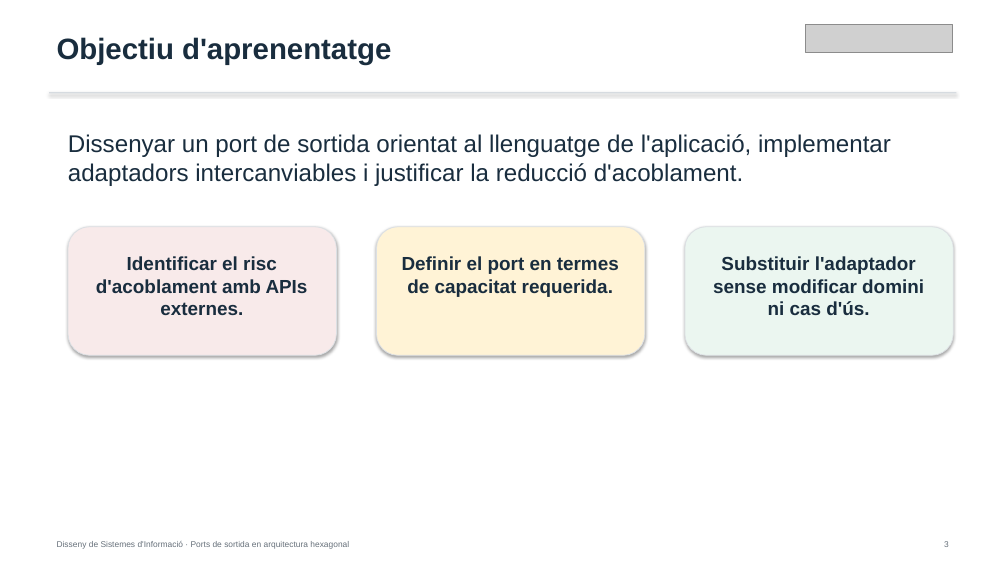
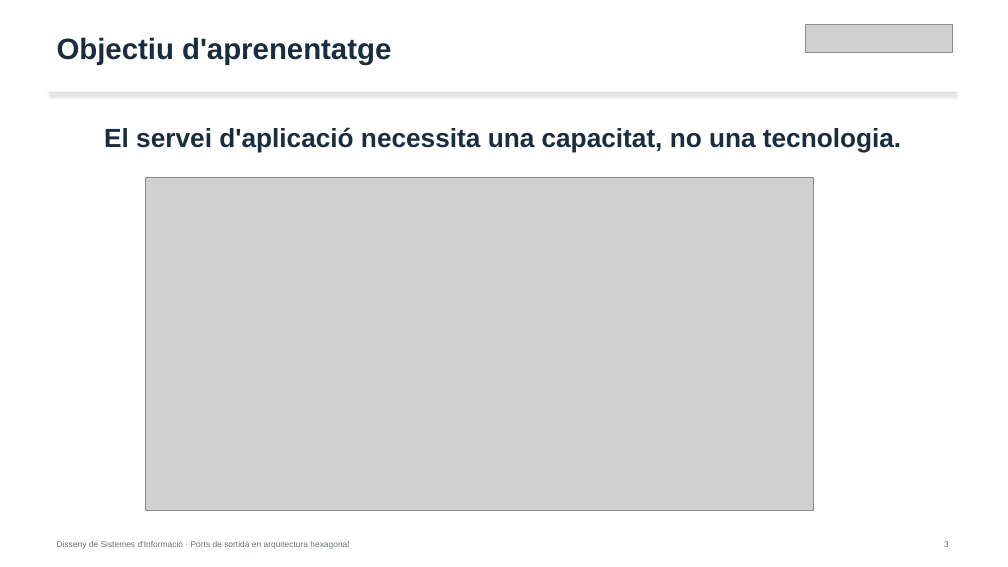
Before and after one commit to alfredorueda/HexaStock, a slide deck: slide 3 of doc/presentations/defensa-placa-permanent-dsi-ports-sortida-hexagonal/output/defensa-dsi-ports-sortida-hexagonal.pptx. Drawn at 1008x567 pixels with LibreOffice and Linux fonts; fonts in the diff are those of the drawing; grey boxes stand for pictures. Boxes give left, top, right and bottom in pixels: in the first picture for what was removed or moved away, otherwise in the second. Text is boxed around its words. In the diff, an @@ line names an element or a change of style, - is before the commit and + after.

```diff
--- a/doc/presentations/defensa-placa-permanent-dsi-ports-sortida-hexagonal/output/defensa-dsi-ports-sortida-hexagonal.pptx
+++ b/doc/presentations/defensa-placa-permanent-dsi-ports-sortida-hexagonal/output/defensa-dsi-ports-sortida-hexagonal.pptx
@@ text at box(104, 127, 901, 152): text changed; size 23 to 25 pt; bold on @@
-Dissenyar un port de sortida orientat al llenguatge de l'aplicació, implementar adaptadors intercanviables i justificar la reducció d'acoblament.
+El servei d'aplicació necessita una capacitat, no una tecnologia.
@@ picture added at box(145, 177, 814, 510) @@
@@ rounded rectangle removed at box(68, 227, 337, 355) @@
@@ rounded rectangle removed at box(377, 227, 645, 355) @@
@@ rounded rectangle removed at box(685, 227, 954, 355) @@
@@ text removed at box(96, 256, 308, 315) @@
-Identificar el risc d'acoblament amb APIs externes.
@@ text removed at box(402, 256, 619, 297) @@
-Definir el port en termes de capacitat requerida.
@@ text removed at box(713, 256, 924, 315) @@
-Substituir l'adaptador sense modificar domini ni cas d'ús.
```
Also in this commit, not shown: 10 other slides changed, 3 slides added, 12 other files.
